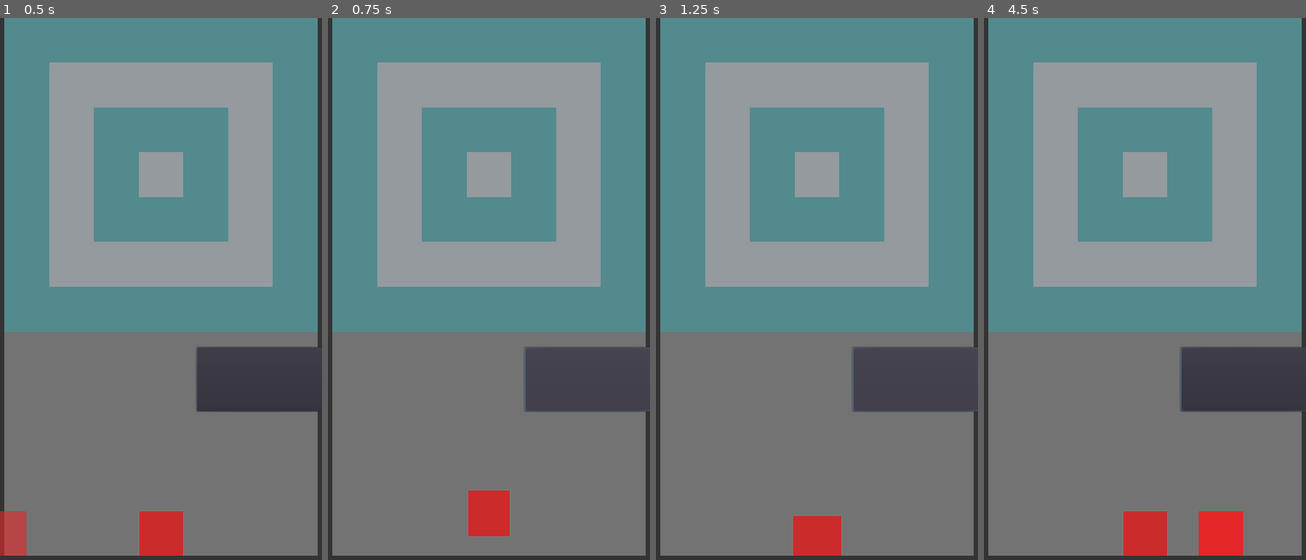
Above: before the commit, frames 1-4 (left to right).
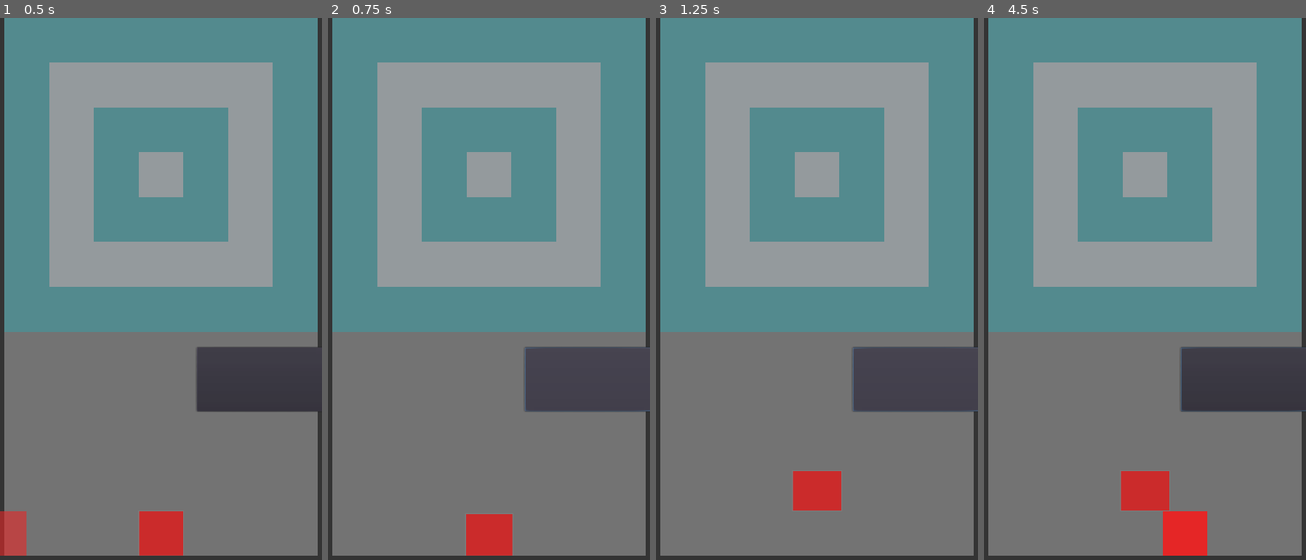
Above: after the commit, the same moments.

Repository: funexpected/jamper
Game: Godot game, scene res://level.tscn
Two runs of this game, one before a commit and one after it. Both use one fixed random seed, a clock stepped at 60 frames per second and the inputs below. This scene is started directly instead of the project's main scene.
Inputs (mouse positions are in pixels of both pictures, inside the frame that each line leads up to):
- Up to frame 1 (0.5 s): no input
- Up to frame 2 (0.75 s): click (588, 381) at 0.5 s
- Up to frame 3 (1.25 s): no input
- Up to frame 4 (4.5 s): click (1244, 381) at 1.27 s; click (1244, 381) at 2 s; move the mouse to (1215, 278) at 2.77 s; click (1215, 278) at 2.92 s; move the mouse to (1080, 332) at 3.52 s; click (1080, 332) at 3.67 s; move the mouse to (1177, 180) at 4.27 s; click (1177, 180) at 4.42 s

Frame 1 is identical in both runs. In frame 2, 1.1% of the frame differs, in the area x 42-58%, y 87-100%; in frame 3, 2.2%; in frame 4, 3.9%, in the area x 42-81%, y 83-100%.

Commit message:
expose tick logic to time

Diff:
--- a/level.gd
+++ b/level.gd
@@ -12,35 +12,18 @@
 		if e.pressed:
 			is_need_to_jump = true
 
-const DT = 1/6.0 # Delta tick  !!! set 1.0 to slow test !!!
-var time = 0.0
-var tick = 0
+func _ready():
+	Time.connect("tick", self, "on_tick")
 
-var tmp = 0
-func _process(delta):
-	time += delta
-	if tick*DT < time: # new tick! u can update something
-		tick += 1
-		if (tick%14 == 1):
-			$spawner0.start_next_bullet(1/DT/2)
-			tmp = tick
-		var bullet_pos_tick = (tick-tmp)*0.5 - 4
-		grandma.get_node("back/text").text = str(bullet_pos_tick)
 
-		if bullet_pos_tick < -1.0+2.0:
-			grandma.get_node("back").color = Color("4a57c3")
-		elif bullet_pos_tick < -0.5+2.0:
-			grandma.get_node("back").color = Color("1dd091")
-		elif bullet_pos_tick < 2.0+2.0:
-			grandma.get_node("back").color = Color("b323bb")
-		else:
-			grandma.get_node("back").color = Color("4a57c3")
-		print(tick*0.5)
-		if is_need_to_jump:
-			is_need_to_jump = false
-			grandma.jump(DT*2)
-	if DEBUG:
-		print("time:%.2f > TICK[%003d]" % [time, tick])
+func on_tick(tick):
+	if (tick%14 == 1):
+		$spawner0.start_next_bullet(1/Time.TICK/2)
+
+	if is_need_to_jump:
+		is_need_to_jump = false
+		grandma.jump(Time.TICK*4)
+
 
 func _draw():
 	if GRID:
--- a/tw_time/time.gd
+++ b/tw_time/time.gd
@@ -2,17 +2,33 @@
 
 signal idle
 signal fixed
+signal tick(n)
 
 const FORMAT_SECONDS_FULL = 0
 const FORMAT_SECONDS_NORMAL = 1
 const FORMAT_SECONDS_TINY = 2
 
 func _ready():
+	pause_mode = Node.PAUSE_MODE_PROCESS
 	get_tree().connect("idle_frame", self, "emit_signal", ["idle"])
 	get_tree().connect("physics_frame", self, "emit_signal", ["fixed"])
 
 func wait(time):
 	yield(get_tree().create_timer(time), "timeout")
+
+const TICK = 1/6.0 # Delta tick  !!! set 1.0 to slow test !!!
+var time = 0.0
+var tick = 0
+
+var tmp = 0
+func _process(delta):
+	if get_tree().paused:
+		return
+	time += delta
+	if tick*TICK < time: # new tick! u can update something
+		tick += 1
+		emit_signal("tick", tick)
+
 
 # wait with respect paused branch
 # of current (at the moment of call) screen
